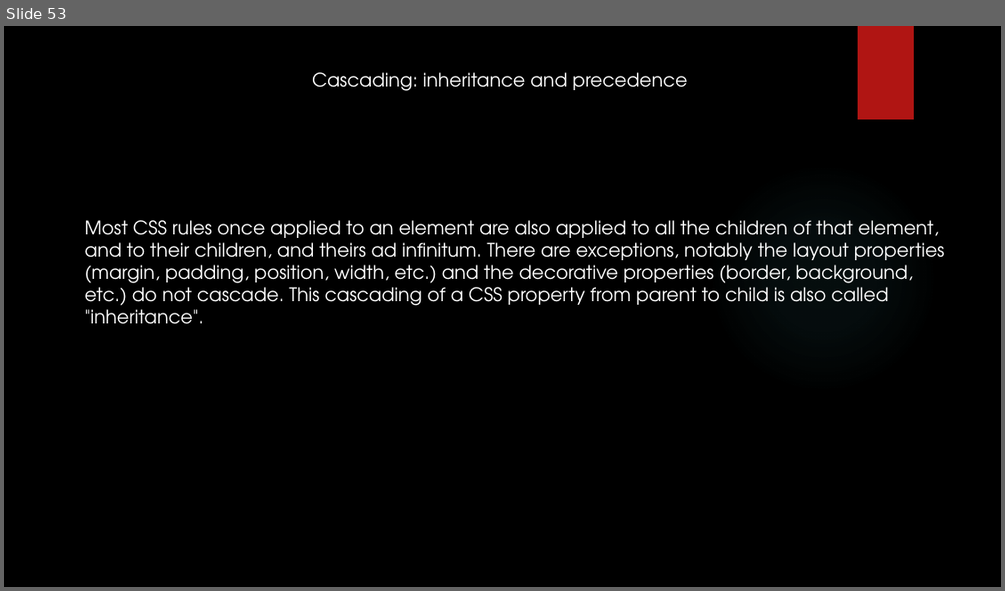
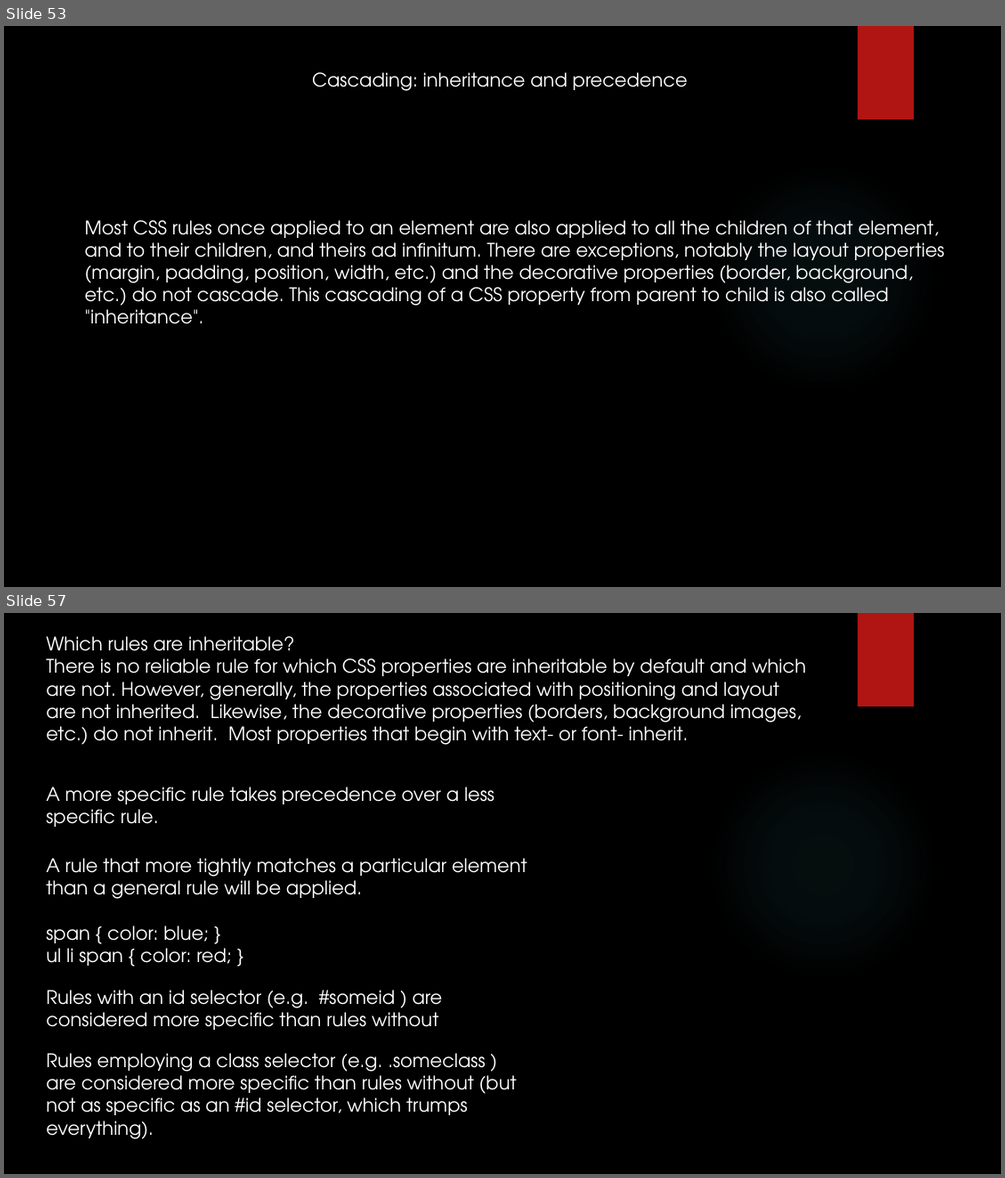
Before and after one commit to yogeshwar1996/HTML5CSS, a slide deck: Fundamentals of HTML and CSS.pptx. Shown one above the other, each under a label of ours: slide 53 before the commit, slides 53 and 57 after it; the slides between them are not shown. The pictures are 1005x591 and 1005x1178 pixels, drawn with LibreOffice and Linux fonts; fonts in the diff are those of the drawing; background and template pictures are left out. Boxes give left, top, right and bottom in pixels: in the first picture for what was removed or moved away, otherwise in the second. Text is boxed around its words. In the diff, an @@ line names an element or a change of style, - is before the commit and + after.

```diff
--- a/Fundamentals of HTML and CSS.pptx
+++ b/Fundamentals of HTML and CSS.pptx
@@ slide 57 added at [4, 613, 1001, 1174], background picture (left out); not listed: 2 template elements that a slide beside it also shows @@
@@ text added at [46, 636, 806, 745], 18 pt, text #FFFFFF @@
+Which rules are inheritable?
+There is no reliable rule for which CSS properties are inheritable by default and which are not. However, generally, the properties associated with positioning and layout are not inherited. Likewise, the decorative properties (borders, background images, etc.) do not inherit. Most properties that begin with text- or font- inherit.
@@ text added at [46, 787, 494, 827], 18 pt, text #FFFFFF @@
+A more specific rule takes precedence over a less specific rule.
@@ text added at [46, 858, 527, 965], 18 pt, text #FFFFFF @@
+A rule that more tightly matches a particular element than a general rule will be applied.
+span { color: blue; }
+ul li span { color: red; }
@@ text added at [46, 989, 443, 1030], 18 pt, text #FFFFFF @@
+Rules with an id selector (e.g. #someid ) are considered more specific than rules without
@@ text added at [46, 1053, 517, 1139], 18 pt, text #FFFFFF @@
+Rules employing a class selector (e.g. .someclass ) are considered more specific than rules without (but not as specific as an #id selector, which trumps everything).
```
Also in this commit, not shown: 2 other slides added.
